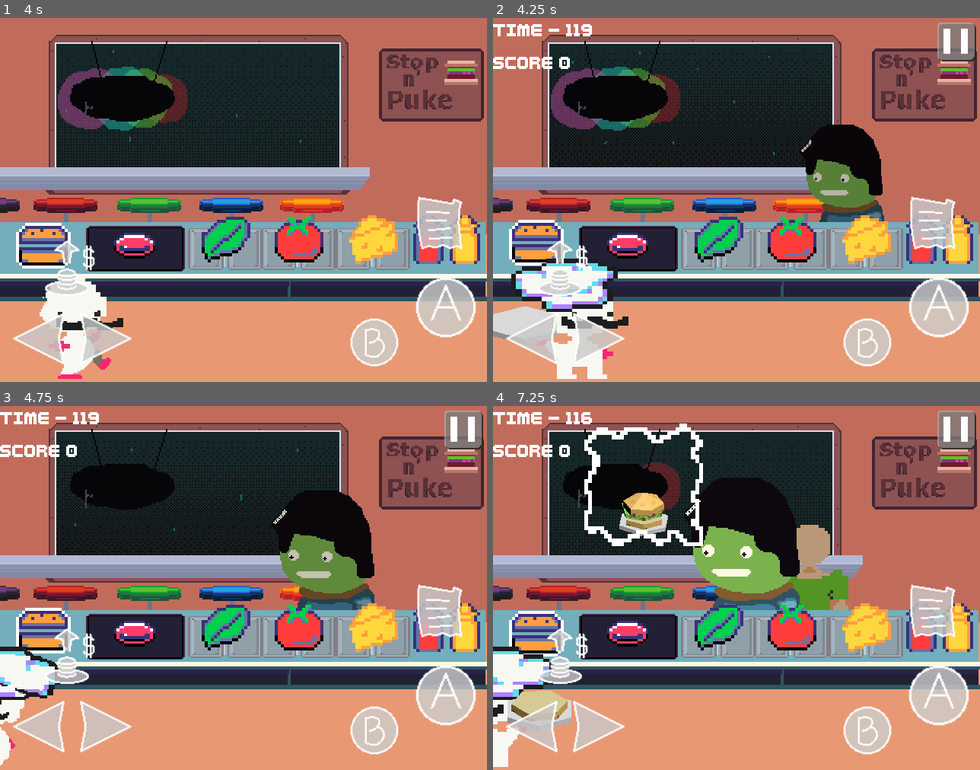
Above: before the commit, frames 1-4 (two rows, left to right).
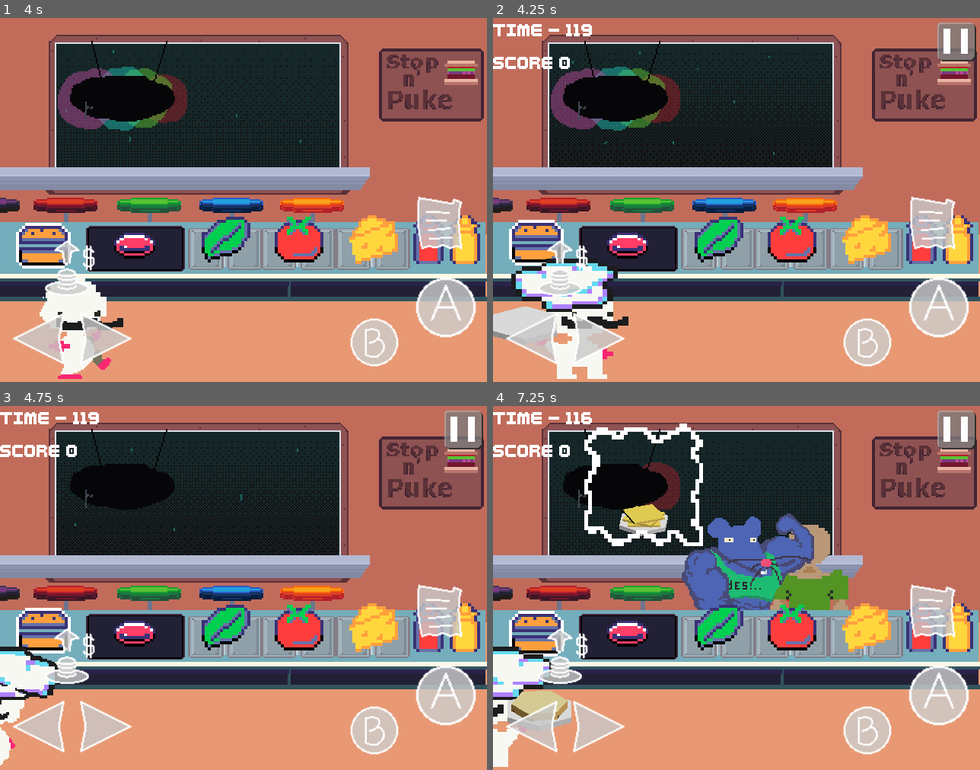
Above: after the commit, the same moments.

Repository: LettucePie/burgert
Game: Godot game, scene res://scenes/play.tscn
The game is run twice, just before and just after one commit, with the same random seed, the same clock (stepped at 60 frames per second) and the same inputs. Sound files missing from this copy of the repository are replaced by a short silence.
Inputs (mouse positions are in pixels of both pictures, inside the frame that each line leads up to):
- Up to frame 1 (4 s): click "Play" at 0.5 s; tap Enter (menu) at 1.25 s; move the mouse to (350, 181) at 1.27 s; hold Right (right) 1.28-2 s; tap Z (confirm) at 1.35, 2.85 s; click (350, 181) at 1.42 s; drag from (146, 218) to (219, 272) at 2.02 s; move the mouse to (292, 119) at 2.77 s; hold Right (right) 2.78-3.5 s; drag from (219, 272) to (97, 145) at 3.52 s
- Up to frame 2 (4.25 s): no input
- Up to frame 3 (4.75 s): move the mouse to (389, 642) at 4.27 s; hold Left (left) from 4.28 s (still down); tap Z (confirm) at 4.35 s
- Up to frame 4 (7.25 s): release Left (left) at 5 s; drag from (590, 533) to (663, 497) at 5.02 s; move the mouse to (760, 588) at 5.77 s; hold Down (down) 5.78-6.5 s; tap Z (confirm) at 5.85 s; click (760, 588) at 5.92 s; drag from (663, 497) to (639, 606) at 6.52 s

Frame 1 is identical in both runs. In frame 2, 3.3% of the frame differs, in the area x 62-81%, y 29-57%; in frame 3, 4.7%; in frame 4, 7.8%, in the area x 26-66%, y 19-57%.

Commit message:
R.A.T. successfully imported

Diff:
--- a/scenes/game/customers/customer_RAT.tscn
+++ b/scenes/game/customers/customer_RAT.tscn
@@ -261,10 +261,34 @@
 "update": 1,
 "values": [false]
 }
+tracks/7/type = "value"
+tracks/7/imported = false
+tracks/7/enabled = true
+tracks/7/path = NodePath("character/Right:position")
+tracks/7/interp = 1
+tracks/7/loop_wrap = true
+tracks/7/keys = {
+"times": PackedFloat32Array(0),
+"transitions": PackedFloat32Array(1),
+"update": 0,
+"values": [Vector2(30.7143, 0)]
+}
+tracks/8/type = "value"
+tracks/8/imported = false
+tracks/8/enabled = true
+tracks/8/path = NodePath("character/Left:position")
+tracks/8/interp = 1
+tracks/8/loop_wrap = true
+tracks/8/keys = {
+"times": PackedFloat32Array(0),
+"transitions": PackedFloat32Array(1),
+"update": 0,
+"values": [Vector2(-30.7143, 0)]
+}
 
 [sub_resource type="Animation" id="Animation_gpfhn"]
 resource_name = "feedback_disappointed"
-length = 0.5
+length = 0.8
 tracks/0/type = "value"
 tracks/0/imported = false
 tracks/0/enabled = true
@@ -272,10 +296,10 @@
 tracks/0/interp = 1
 tracks/0/loop_wrap = true
 tracks/0/keys = {
-"times": PackedFloat32Array(0, 0.1, 0.2, 0.3, 0.4),
-"transitions": PackedFloat32Array(1, 1, 1, 1, 1),
-"update": 1,
-"values": [Vector2(328, 190), Vector2(328, 194), Vector2(328, 190), Vector2(328, 194), Vector2(328, 190)]
+"times": PackedFloat32Array(0),
+"transitions": PackedFloat32Array(1),
+"update": 1,
+"values": [Vector2(328, 190)]
 }
 tracks/1/type = "value"
 tracks/1/imported = false
@@ -351,10 +375,24 @@
 "method": &"play"
 }]
 }
+tracks/7/type = "method"
+tracks/7/imported = false
+tracks/7/enabled = true
+tracks/7/path = NodePath("character")
+tracks/7/interp = 1
+tracks/7/loop_wrap = true
+tracks/7/keys = {
+"times": PackedFloat32Array(0),
+"transitions": PackedFloat32Array(1),
+"values": [{
+"args": [&"disappointed", 1.0, false],
+"method": &"play"
+}]
+}
 
 [sub_resource type="Animation" id="Animation_ckyek"]
 resource_name = "feedback_fantastic"
-length = 0.5
+length = 0.8
 tracks/0/type = "value"
 tracks/0/imported = false
 tracks/0/enabled = true
@@ -362,10 +400,10 @@
 tracks/0/interp = 1
 tracks/0/loop_wrap = true
 tracks/0/keys = {
-"times": PackedFloat32Array(0, 0.1, 0.2, 0.3, 0.4),
-"transitions": PackedFloat32Array(1, 1, 1, 1, 1),
-"update": 1,
-"values": [Vector2(328, 190), Vector2(328, 194), Vector2(328, 190), Vector2(328, 194), Vector2(328, 190)]
+"times": PackedFloat32Array(0),
+"transitions": PackedFloat32Array(1),
+"update": 1,
+"values": [Vector2(328, 190)]
 }
 tracks/1/type = "value"
 tracks/1/imported = false
@@ -438,6 +476,20 @@
 "transitions": PackedFloat32Array(1),
 "values": [{
 "args": [2],
+"method": &"play"
+}]
+}
+tracks/7/type = "method"
+tracks/7/imported = false
+tracks/7/enabled = true
+tracks/7/path = NodePath("character")
+tracks/7/interp = 1
+tracks/7/loop_wrap = true
+tracks/7/keys = {
+"times": PackedFloat32Array(0),
+"transitions": PackedFloat32Array(1),
+"values": [{
+"args": [&"fantastic", 1.0, false],
 "method": &"play"
 }]
 }
@@ -545,7 +597,7 @@
 "times": PackedFloat32Array(0, 0.8),
 "transitions": PackedFloat32Array(1, 1),
 "update": 0,
-"values": [Vector2(328, 190), Vector2(-86.9999, 190)]
+"values": [Vector2(328, 190), Vector2(775, 190)]
 }
 tracks/1/type = "value"
 tracks/1/imported = false
@@ -663,6 +715,20 @@
 "method": &"stop"
 }]
 }
+tracks/7/type = "method"
+tracks/7/imported = false
+tracks/7/enabled = true
+tracks/7/path = NodePath("character")
+tracks/7/interp = 1
+tracks/7/loop_wrap = true
+tracks/7/keys = {
+"times": PackedFloat32Array(0),
+"transitions": PackedFloat32Array(1),
+"values": [{
+"args": [&"chewing", 1.0, false],
+"method": &"play"
+}]
+}
 
 [sub_resource type="Animation" id="Animation_y2sgh"]
 resource_name = "ordering"
@@ -688,7 +754,7 @@
 "times": PackedFloat32Array(0, 0.5, 0.566667, 0.633333, 0.666667, 0.7),
 "transitions": PackedFloat32Array(1, 1, 1, 1, 1, 1),
 "update": 0,
-"values": [Vector2(422, 207), Vector2(328, 190), Vector2(328, 200), Vector2(328, 190), Vector2(328, 200), Vector2(328, 190)]
+"values": [Vector2(188, 195), Vector2(328, 190), Vector2(328, 200), Vector2(328, 190), Vector2(328, 200), Vector2(328, 190)]
 }
 tracks/2/type = "value"
 tracks/2/imported = false
@@ -795,10 +861,10 @@
 tracks/10/interp = 1
 tracks/10/loop_wrap = true
 tracks/10/keys = {
-"times": PackedFloat32Array(0.5),
-"transitions": PackedFloat32Array(1),
-"update": 0,
-"values": [Vector2(13, 0)]
+"times": PackedFloat32Array(0),
+"transitions": PackedFloat32Array(1),
+"update": 0,
+"values": [Vector2(28.8889, 0)]
 }
 tracks/11/type = "value"
 tracks/11/imported = false
@@ -807,10 +873,24 @@
 tracks/11/interp = 1
 tracks/11/loop_wrap = true
 tracks/11/keys = {
-"times": PackedFloat32Array(0.5),
-"transitions": PackedFloat32Array(1),
-"update": 0,
-"values": [Vector2(-13, 0)]
+"times": PackedFloat32Array(0),
+"transitions": PackedFloat32Array(1),
+"update": 0,
+"values": [Vector2(-35, 0)]
+}
+tracks/12/type = "method"
+tracks/12/imported = false
+tracks/12/enabled = true
+tracks/12/path = NodePath("character")
+tracks/12/interp = 1
+tracks/12/loop_wrap = true
+tracks/12/keys = {
+"times": PackedFloat32Array(0),
+"transitions": PackedFloat32Array(1),
+"values": [{
+"args": [&"idle", 1.0, false],
+"method": &"play"
+}]
 }
 
 [sub_resource type="Animation" id="Animation_brol2"]
@@ -951,7 +1031,7 @@
 
 [node name="RAT" instance=ExtResource("1_0h13p")]
 customer_name = "R.A.T."
-orders = Array[PackedStringArray]([])
+orders = Array[PackedStringArray]([PackedStringArray("Cheese", "Cheese", "Cheese"), PackedStringArray("Bun", "Meat", "Bun Top"), PackedStringArray("Bunt", "Meat", "Ketchup", "Tomato", "Cheese", "Meat", "Bun Top")])
 
 [node name="AnimationPlayer" parent="." index="0"]
 libraries = {
--- a/scenes/game/kitchen_a.tscn
+++ b/scenes/game/kitchen_a.tscn
@@ -55,6 +55,7 @@
 [ext_resource type="PackedScene" uid="uid://c10sbodrjrfc7" path="res://scenes/game/customers/customer_basic_c.tscn" id="46_uxd32"]
 [ext_resource type="Texture2D" uid="uid://bro1j5oa72kh5" path="res://assets/images/environment/kitchen/ingredients/meat.tres" id="47_sn0s0"]
 [ext_resource type="PackedScene" uid="uid://dx4lrji86l8dv" path="res://scenes/game/customers/customer_Tommy.tscn" id="47_ywpjo"]
+[ext_resource type="PackedScene" uid="uid://cnrs6gbmo3jko" path="res://scenes/game/customers/customer_RAT.tscn" id="48_5s5hk"]
 [ext_resource type="Texture2D" uid="uid://bk1h8kijlmou1" path="res://assets/images/environment/kitchen/ingredients/meat_highlight.tres" id="48_mixwx"]
 [ext_resource type="Texture2D" uid="uid://1k21cq24s2qa" path="res://assets/images/environment/kitchen/ingredients/lettuce.tres" id="49_4b8hj"]
 [ext_resource type="Texture2D" uid="uid://drwvtemey5k00" path="res://assets/images/environment/kitchen/ingredients/lettuce_highlight.tres" id="50_n0mmw"]
@@ -754,6 +755,8 @@
 
 [node name="Tommy" parent="customers" instance=ExtResource("47_ywpjo")]
 
+[node name="RAT" parent="customers" instance=ExtResource("48_5s5hk")]
+
 [node name="kitchen_floor" type="Sprite2D" parent="."]
 position = Vector2(320, 240)
 scale = Vector2(2, 2)
Not shown: 1 places in scenes/game/kitchen_a.tscn that only renumber resources
